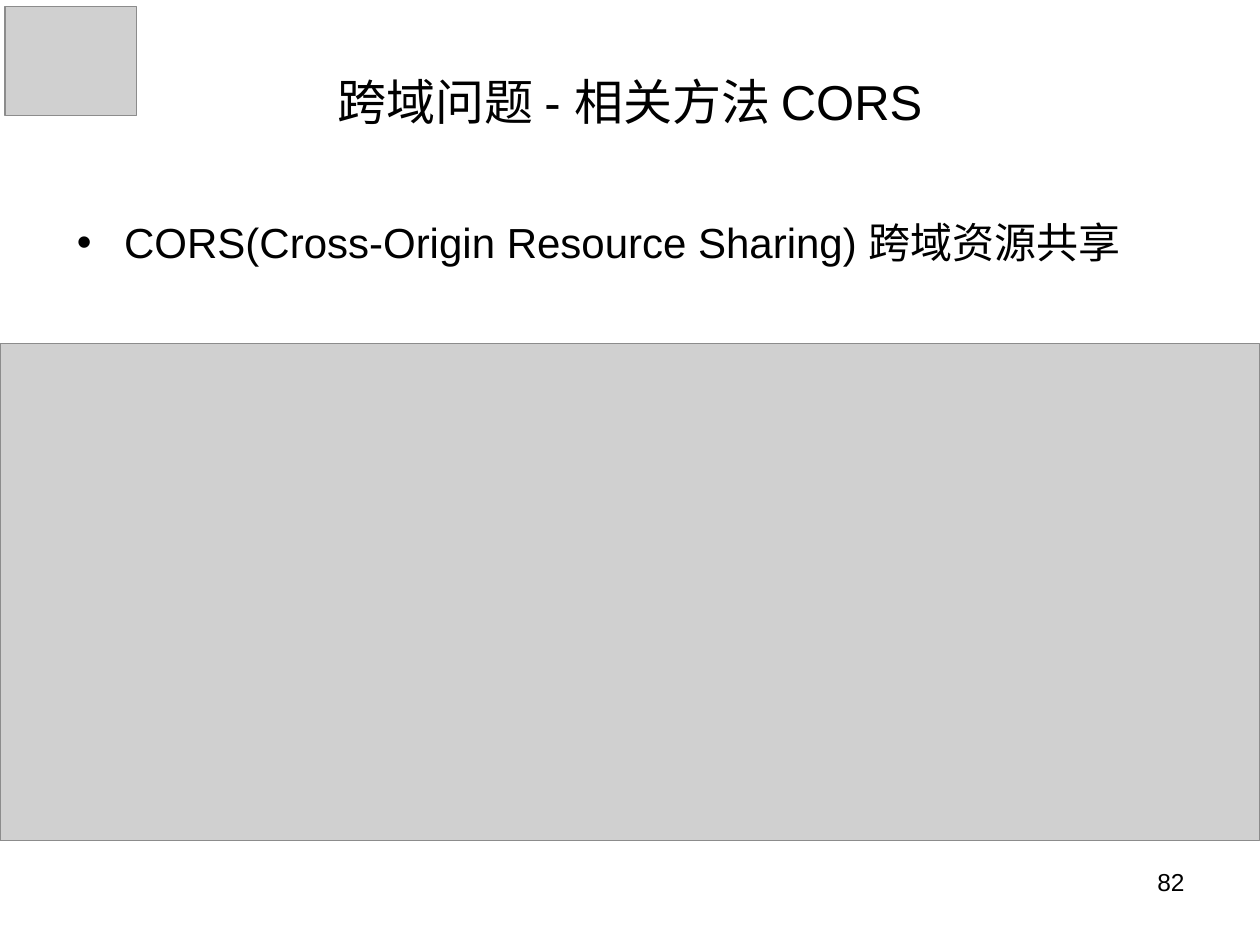
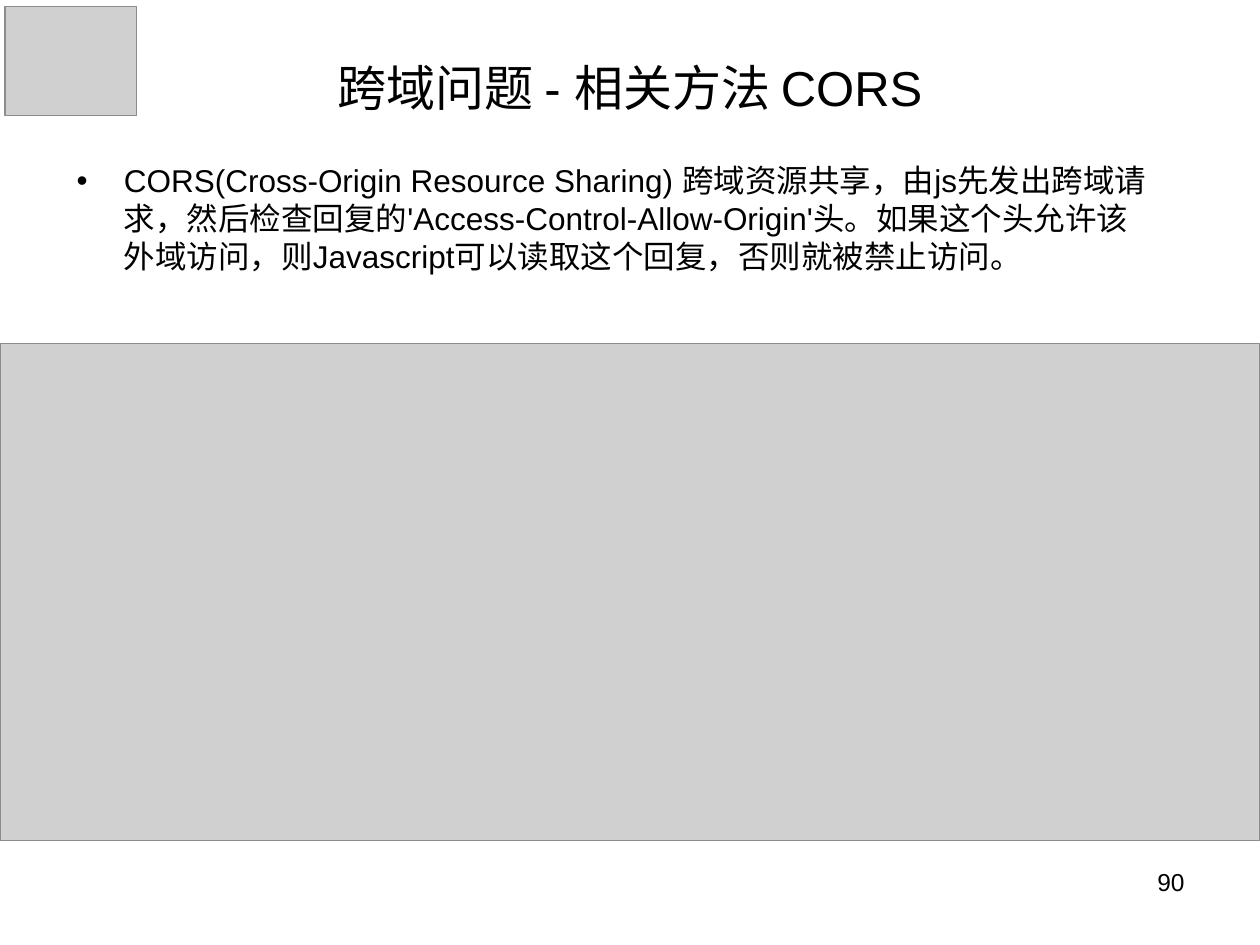
Before and after one commit to panxuepeng/javascript, a slide deck: slide 90 of ppt/1-1（第一天课程）.ppt (slide 82 before the commit). Drawn at 1260x945 pixels with LibreOffice and Linux fonts; fonts in the diff are those of the drawing; grey boxes stand for pictures. Boxes give left, top, right and bottom in pixels: in the first picture for what was removed or moved away, otherwise in the second. Text is boxed around its words. In the diff, an @@ line names an element or a change of style, - is before the commit and + after.

```diff
--- a/ppt/1-1（第一天课程）.ppt
+++ b/ppt/1-1（第一天课程）.ppt
@@ title "跨域问题 - 相关方法 CORS": place and size @@
-title "跨域问题 - 相关方法 CORS" at <box>338,78,922,124</box>
+title "跨域问题 - 相关方法 CORS" at <box>338,64,922,110</box>
@@ text at <box>124,165,1146,275</box>: text changed; size 24 to 18 pt @@
-• CORS(Cross-Origin Resource Sharing) 跨域资源共享
+• CORS(Cross-Origin Resource Sharing) 跨域资源共享，由js先发出跨域请求，然后检查回复的'Access-Control-Allow-Origin'头。如果这个头允许该外域访问，则Javascript可以读取这个回复，否则就被禁止访问。
@@ page number at <box>1157,874,1184,892</box>: text changed @@
-82
+90
```
Also in this commit, not shown: 39 other slides changed, 14 slides added, 4 slides removed, 1 other file.
